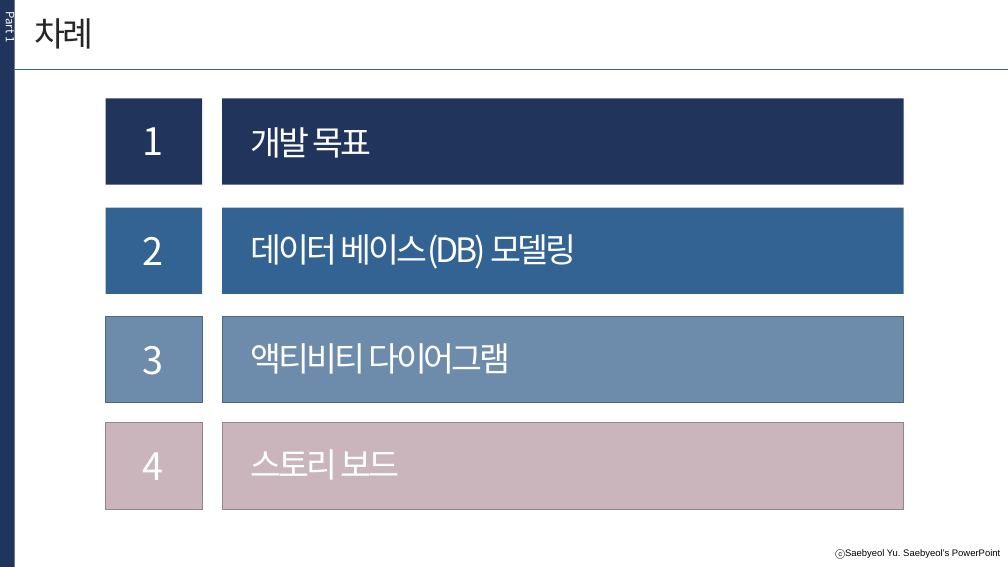
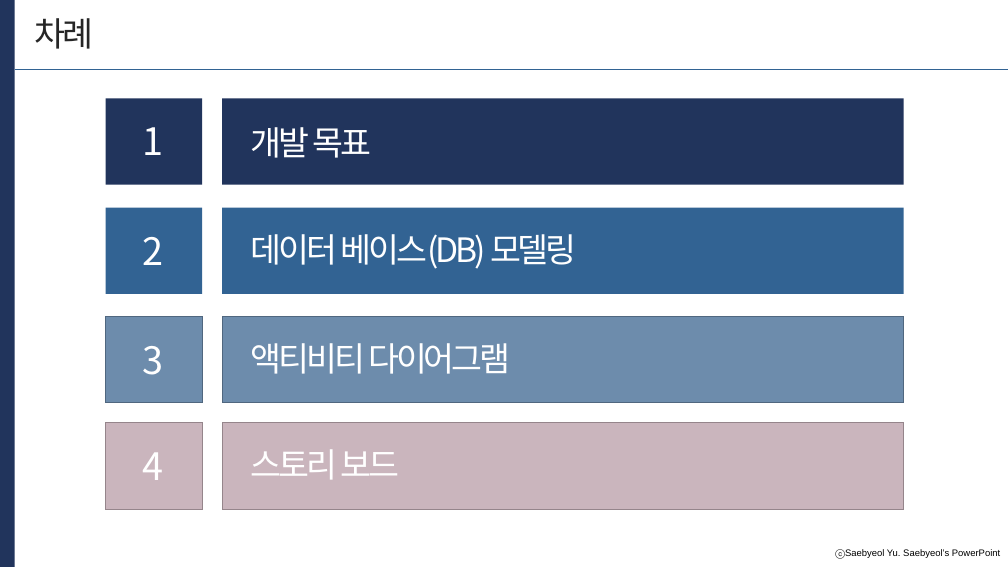
Before and after one commit to chungsuhyeon/project, a slide deck: slide 2 of Projectpp.pptx. Drawn at 1008x567 pixels with LibreOffice and Linux fonts; fonts in the diff are those of the drawing. Boxes give left, top, right and bottom in pixels: in the first picture for what was removed or moved away, otherwise in the second. Text is boxed around its words. In the diff, an @@ line names an element or a change of style, - is before the commit and + after.

```diff
--- a/Projectpp.pptx
+++ b/Projectpp.pptx
@@ text removed at (3, 14, 20, 42) @@
-Part 1
```
Also in this commit, not shown: 2 other slides changed.
